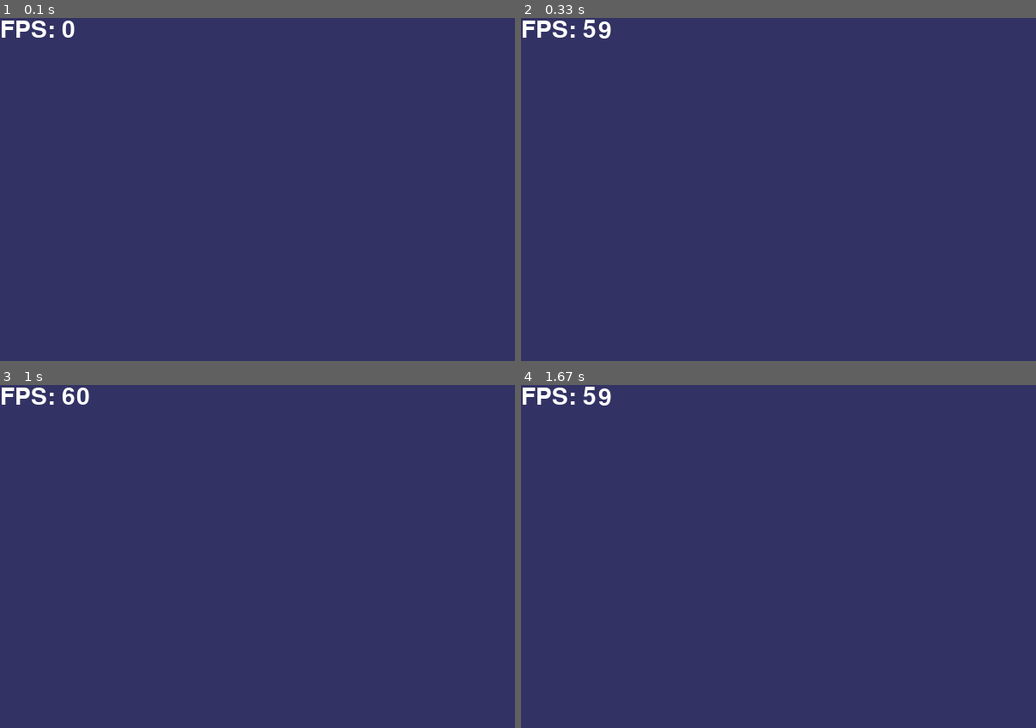
Above: before the commit, frames 1-4 (two rows, left to right).
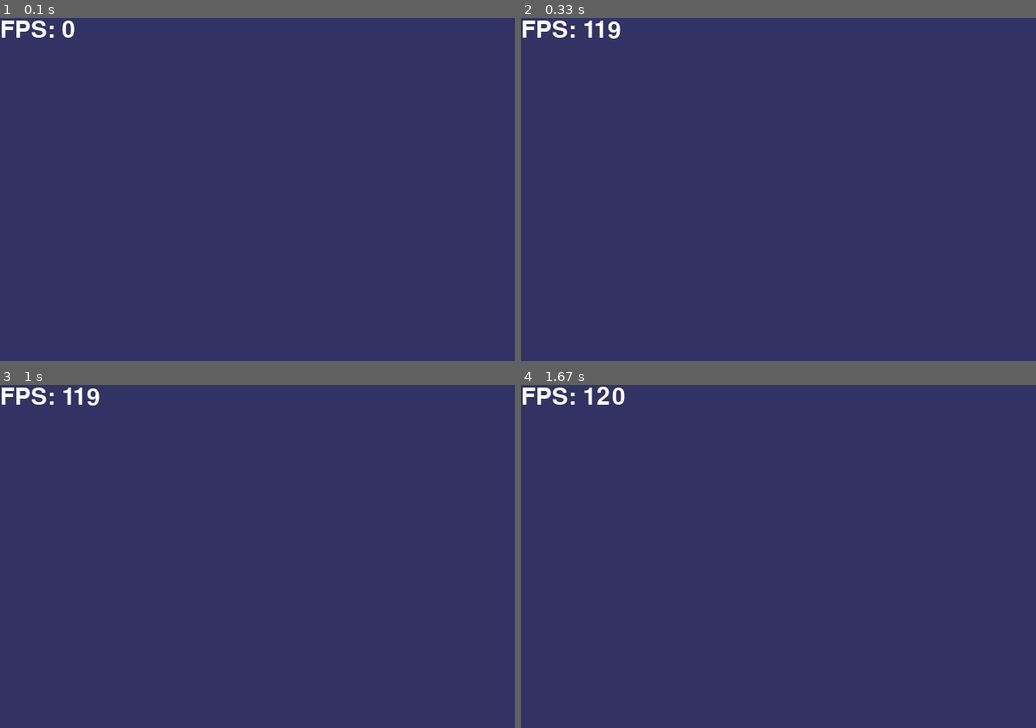
Above: after the commit, the same moments.

Repository: NeonWizard/Pygame_Template
Game: pygame game, started from main.py
The game is run twice, just before and just after one commit, with the same random seed, the same clock (stepped at 60 frames per second) and the same inputs.
Inputs:
- Up to frame 1 (0.1 s): no input
- Up to frame 2 (0.33 s): no input
- Up to frame 3 (1 s): no input
- Up to frame 4 (1.67 s): no input

Frame 1 is identical in both runs. In frame 2, 0.2% of the frame differs, in the area x 12-20%, y 0-6%; in frame 3, 0.2%; in frame 4, 0.2%, in the area x 12-21%, y 0-6%.

Commit message:
I don't even know what I changed

Diff:
--- /dev/null
+++ b/camera.py
@@ -0,0 +1,32 @@
+import config
+
+class Camera:
+	def __init__(self):
+		self.pos = [0, 0]
+		self.zoom = 1
+
+	def setPos(self, pos):
+		self.pos = list(pos)
+
+	def adjustPos(self, x, y):
+		self.pos[0] += x
+		self.pos[1] += y
+
+	def adjustZoom(self, amt):
+		self.zoom = max(self.zoom + amt, 0)
+
+	def wts(self, pos):
+		# wts = world to screen
+		return (pos[0] + self.pos[0], pos[1] + self.pos[1])
+
+	def wtsRect(self, rect):
+		return [rect[0] + self.pos[0], rect[1] + self.pos[1], rect[2], rect[3]]
+
+	def stw(self, pos):
+		# stw = screen to world
+		return (pos[0] - self.pos[0], pos[1] - self.pos[1])
+
+	def stwRect(self, rect):
+		return [rect[0] - self.pos[0], rect[1] - self.pos[1], rect[2], rect[3]]
+
+GAMECAM = Camera()
--- a/config.py
+++ b/config.py
@@ -4,4 +4,4 @@
 # If true, default width and height will be ignored and overridden
 SCREEN_FULLSCREEN = False
 
-FRAMERATE = 60
+FRAMERATE = 120
--- a/main.py
+++ b/main.py
@@ -4,8 +4,8 @@
 from base import *
 
 class Game(Base):
-	def __init__(self, title, width, height, framerate, fullscreen):
-		Base.__init__(self, title, width, height, framerate, fullscreen)
+	def __init__(self):
+		Base.__init__(self, config.SCREEN_TITLE, config.SCREEN_WIDTH, config.SCREEN_HEIGHT, config.FRAMERATE, config.SCREEN_FULLSCREEN)
 		self.loadFolders(images=True)
 
 	def logic(self, keys, newkeys, buttons, newbuttons, mousepos, lastmousepos, delta):
@@ -16,5 +16,5 @@
 
 
 if __name__ == "__main__":
-	g = Game(config.SCREEN_TITLE, config.SCREEN_WIDTH, config.SCREEN_HEIGHT, config.FRAMERATE, config.SCREEN_FULLSCREEN)
+	g = Game()
 	g.main()
